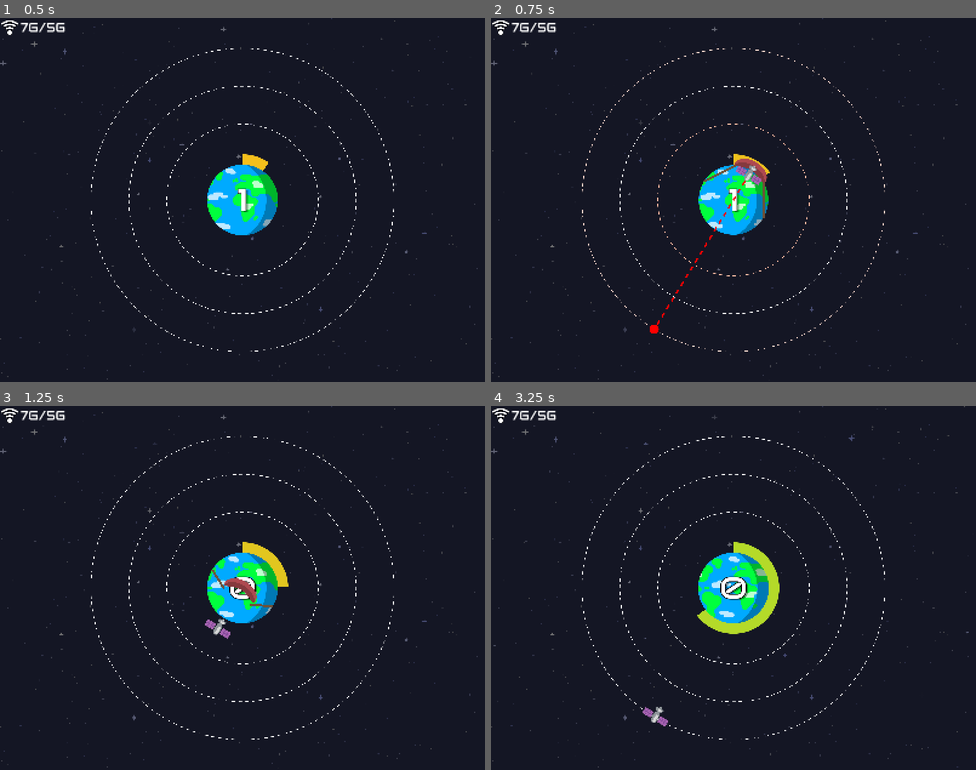
Above: before the commit, frames 1-4 (two rows, left to right).
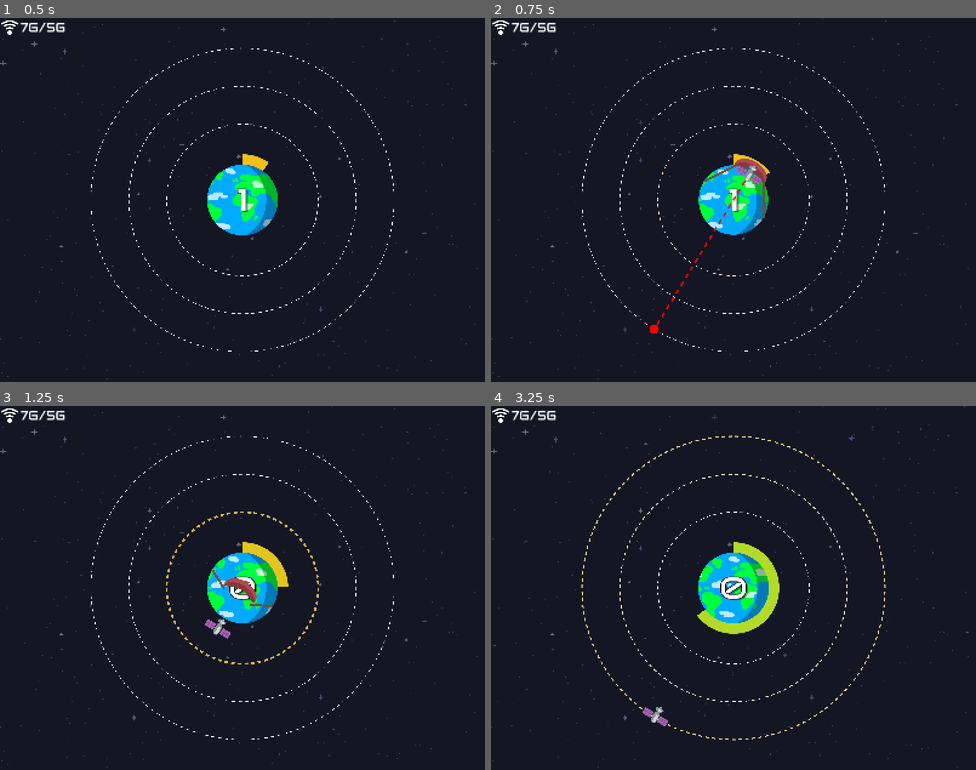
Above: after the commit, the same moments.

Repository: Andreas-R/GmtkJam2025
Game: Godot game, scene res://Scenes/Main.tscn
Same seed, same stepped clock (60 frames per second), same inputs: the game is played once before the commit and once after it.
Inputs (mouse positions are in pixels of both pictures, inside the frame that each line leads up to):
- Up to frame 1 (0.5 s): no input
- Up to frame 2 (0.75 s): drag from (733, 200) to (782, 119) at 0.52 s
- Up to frame 3 (1.25 s): no input
- Up to frame 4 (3.25 s): drag from (733, 588) to (709, 660) at 1.27 s; move the mouse to (733, 588) at 2.02 s; click (733, 588) at 2.1 s; drag from (733, 588) to (588, 533) at 2.77 s

Frame 1 is identical in both runs. In frame 2, less than 0.1% of the frame differs, in the area x 34-66%, y 29-71%; in frame 3, 0.3%; in frame 4, 0.7%, in the area x 18-82%, y 8-92%.

Commit message:
Add orbit hover effect

Diff:
--- a/gmtkjam2025/Prefabs/Orbit.tscn
+++ b/gmtkjam2025/Prefabs/Orbit.tscn
@@ -4,8 +4,10 @@
 [ext_resource type="Script" uid="uid://b34sml2qw4v2c" path="res://addons/donut_collision_polygon2D/donut_collision_polygon2D.gd" id="2_03wf0"]
 
 [node name="Orbit" type="Area2D"]
-rotation = 82.6346
+rotation = 316.97
 script = ExtResource("1_1fuu5")
+hover_color = Color(0.85, 0.727033, 0.323, 1)
+target_color = Color(1, 0.802139, 0.724736, 1)
 
 [node name="DonutCollider" type="CollisionPolygon2D" parent="."]
 polygon = PackedVector2Array(1.53076e-14, -250, 24.5043, -248.796, 48.7726, -245.196, 72.5712, -239.235, 95.6709, -230. …(2339 unchanged characters)…
@@ -18,3 +20,5 @@
 [node name="Satellites" type="Node2D" parent="."]
 
 [connection signal="input_event" from="." to="." method="_on_input_event"]
+[connection signal="mouse_entered" from="." to="." method="_on_mouse_entered"]
+[connection signal="mouse_exited" from="." to="." method="_on_mouse_exited"]
--- a/gmtkjam2025/Scripts/Earth/Slingshot.gd
+++ b/gmtkjam2025/Scripts/Earth/Slingshot.gd
@@ -29,6 +29,11 @@
 var target_saddle_pos: Vector2
 var shoot_tween: Tween
 var satellite: Satellite
+
+signal state_changed(new_state: SlingshotState)
+
+func _ready() -> void:
+    _change_state(SlingshotState.IDLE)
 
 func _process(_delta: float):
     match state:
@@ -89,7 +94,7 @@
     satellite.global_rotation = saddle.global_rotation
 
 func start_charging():
-    state = SlingshotState.AIMING
+    _change_state(SlingshotState.AIMING)
 
     reset_slingshot()
     show_slingshot()
@@ -98,7 +103,7 @@
     earth.highlight(false)
 
 func start_shooting():
-    state = SlingshotState.SHOOTING
+    _change_state(SlingshotState.SHOOTING)
 
     crosshair.visible = false
 
@@ -125,13 +130,17 @@
     satellite = null
 
 func idle_slingshot():
-    state = SlingshotState.IDLE
+    _change_state(SlingshotState.IDLE)
 
     hide_slingshot()
     reset_slingshot()
 
     if earth.hovered:
         earth.highlight(true)
+
+func _change_state(new_state: SlingshotState):
+    state = new_state
+    state_changed.emit(new_state)
 
 func _input(event):
     if event is InputEventMouseButton:
--- a/gmtkjam2025/Scripts/OrbitManager.gd
+++ b/gmtkjam2025/Scripts/OrbitManager.gd
@@ -3,6 +3,7 @@
 extends Node2D
 
 @onready var _orbit_prefab: PackedScene = preload("res://Prefabs/Orbit.tscn")
+@onready var _slingshot: Slingshot = $/root/Main/Earth/Slingshot
 
 @export var orbit_radius_offset: float = 200
 @export var orbit_radius_distance: float = 100
@@ -10,7 +11,6 @@
 @export var min_satellite_spacing: float = 100.0
 
 var _orbits: Array
-var targeted_or
 
 func _ready() -> void:
     _orbits = get_children().filter(func(c): return c is Orbit)
@@ -29,6 +29,7 @@
     new_orbit.rotation_speed_deg = max(16 - _orbits.size() * 2, 1)
     new_orbit.set_collider_width(orbit_radius_distance)
     new_orbit.set_min_satellite_spacing(min_satellite_spacing)
+    _slingshot.state_changed.connect(new_orbit.on_slingshot_state_changed)
     add_child(new_orbit)
     _orbits.append(new_orbit)
 
--- a/gmtkjam2025/Scripts/orbit.gd
+++ b/gmtkjam2025/Scripts/orbit.gd
@@ -5,6 +5,7 @@
 enum OrbitState {
     IDLE,
     DRAGGED,
+    HOVERED,
     TARGETTED
 }
 
@@ -22,18 +23,25 @@
 @export_range(0, 360) var rotation_speed_deg: float = 20
 @export_group("Colours")
 @export var base_color: Color = Color.WHITE
-@export var hover_color: Color = Color.LIGHT_GRAY # TODO: Not yet in use
+@export var hover_color: Color = Color.LIGHT_GRAY
 @export var drag_color: Color = Color.GRAY
 @export var target_color: Color = Color.LIGHT_SALMON
 @export_category("Satellite Properties")
 @export var min_satellite_spacing: float = 100.0
 
 var _collider_width: float = 100
+var _rotation_speed_multiplier: float = 1.0
 
 var _state: OrbitState
 var _local_rotation_speed_deg: float
+var _local_line_width: float
 var _last_mouse_angle: float
 var _color: Color = base_color
+
+var _is_hovered: bool = false
+var _hover_line_width_multiplier: float = 4.0
+var _hover_width_tween: Tween
+var _slingshot_state: Slingshot.SlingshotState
 
 func _ready():
     assert(_collider_width > 0)
@@ -41,6 +49,7 @@
     _state = OrbitState.IDLE
     _color = base_color
     _local_rotation_speed_deg = _get_base_rotation_speed()
+    _local_line_width = line_width
     _donut_collider.radius = radius
     _donut_collider.width = _collider_width
 
@@ -49,7 +58,7 @@
     var step = 360.0 / parts if parts == 1 else 360.0 / (parts * 2)
     var i = .0
     while i < 360.0:
-        draw_arc(position, radius, deg_to_rad(i), deg_to_rad(i + step), max((segments + 1.0) / parts, 2), _color, line_width, true)
+        draw_arc(position, radius, deg_to_rad(i), deg_to_rad(i + step), max((segments + 1.0) / parts, 2), _color, _local_line_width, true)
         i = i + step * 2
 
 func _process(delta: float) -> void:
@@ -62,7 +71,7 @@
             _last_mouse_angle = current_angle
             if Input.is_action_just_released("left_mouse_click"):
                 _change_state(OrbitState.IDLE)
-        OrbitState.TARGETTED, OrbitState.IDLE:
+        _:
             _local_rotation_speed_deg = lerpf(_local_rotation_speed_deg, _get_base_rotation_speed(), 0.05)
 
     _rotate(_local_rotation_speed_deg, delta)
@@ -72,7 +81,7 @@
     rotation += deg_to_rad(speed_deg) * delta
 
 func _get_base_rotation_speed() -> float:
-    return rotation_speed_deg * (1 if clockwise_rotation else -1)
+    return rotation_speed_deg * (1 if clockwise_rotation else -1) * _rotation_speed_multiplier
 
 func _on_input_event(_viewport: Viewport, event: InputEvent, _shape_idx: int):
     if event is InputEventMouseButton:
@@ -80,15 +89,34 @@
             _change_state(OrbitState.DRAGGED)
             _last_mouse_angle = get_local_mouse_position().rotated(-rotation).angle()
 
-func _change_state(state: OrbitState) -> void:
-    match state:
+func _change_state(new_state: OrbitState) -> void:
+    if new_state == _state:
+        return
+
+    match new_state:
         OrbitState.IDLE:
+            _reset_hover_state()
             get_tree().create_tween().tween_property(self, "_color", base_color, 0.1)
         OrbitState.DRAGGED:
+            _reset_hover_state()
             get_tree().create_tween().tween_property(self, "_color", drag_color, 0.1)
         OrbitState.TARGETTED:
+            _reset_hover_state()
             get_tree().create_tween().tween_property(self, "_color", target_color, 0.1)
-    _state = state
+        OrbitState.HOVERED:
+            if _state != OrbitState.IDLE:
+                # Cannot go into hovered state if not idle
+                return
+            get_tree().create_tween().tween_property(self, "_color", hover_color, 0.1)
+            _hover_width_tween = create_tween()
+            _hover_width_tween.tween_property(self, "_local_line_width", line_width * _hover_line_width_multiplier, 0.15)
+    _state = new_state
+
+func _reset_hover_state() -> void:
+    if _hover_width_tween != null and _hover_width_tween.is_running():
+        _hover_width_tween.kill()
+    _hover_width_tween = create_tween()
+    _hover_width_tween.tween_property(self, "_local_line_width", line_width, 0.1)
 
 func _get_configuration_warnings() -> PackedStringArray:
     if not get_children().any(func(c): return is_instance_of(c, DonutCollisionPolygon2D)):
@@ -120,3 +148,18 @@
     satellite_spacer.set_spacing(min_satellite_spacing)
     attached_satellite.add_child(satellite_spacer)
     attached_satellite.reparent(_satellite_container)
+
+func on_slingshot_state_changed(slingshot_state: Slingshot.SlingshotState):
+    _slingshot_state = slingshot_state
+    if slingshot_state != Slingshot.SlingshotState.AIMING and _is_hovered:
+        _change_state(OrbitState.HOVERED)
+
+func _on_mouse_exited() -> void:
+    _is_hovered = false
+    if _state == OrbitState.HOVERED:
+        _change_state(OrbitState.IDLE)
+
+func _on_mouse_entered() -> void:
+    _is_hovered = true
+    if _slingshot_state != Slingshot.SlingshotState.AIMING:
+        _change_state(OrbitState.HOVERED)
Not shown: 1 places in gmtkjam2025/Prefabs/Earth.tscn that only renumber resources
Not shown: 1 places in gmtkjam2025/Scenes/Main.tscn that only renumber resources
